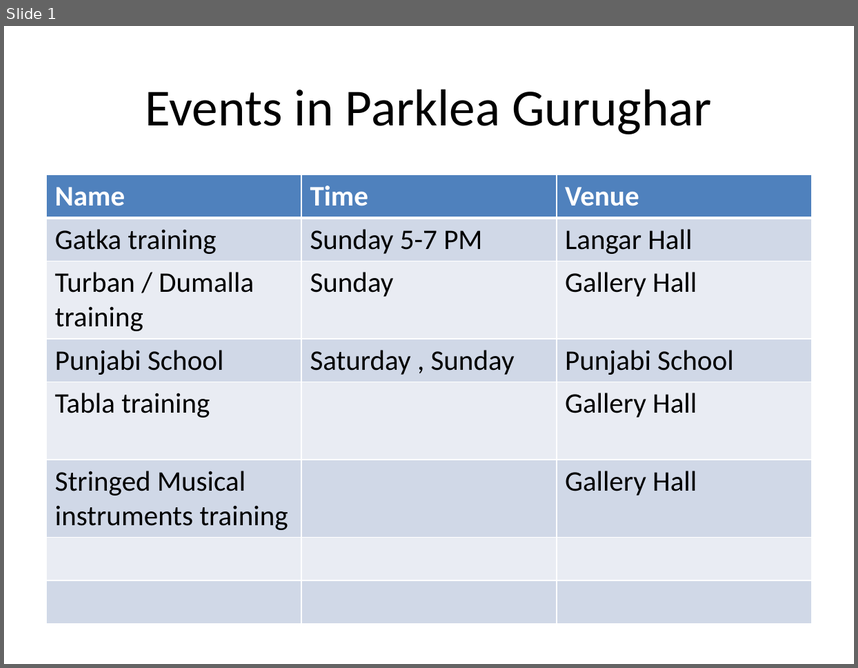
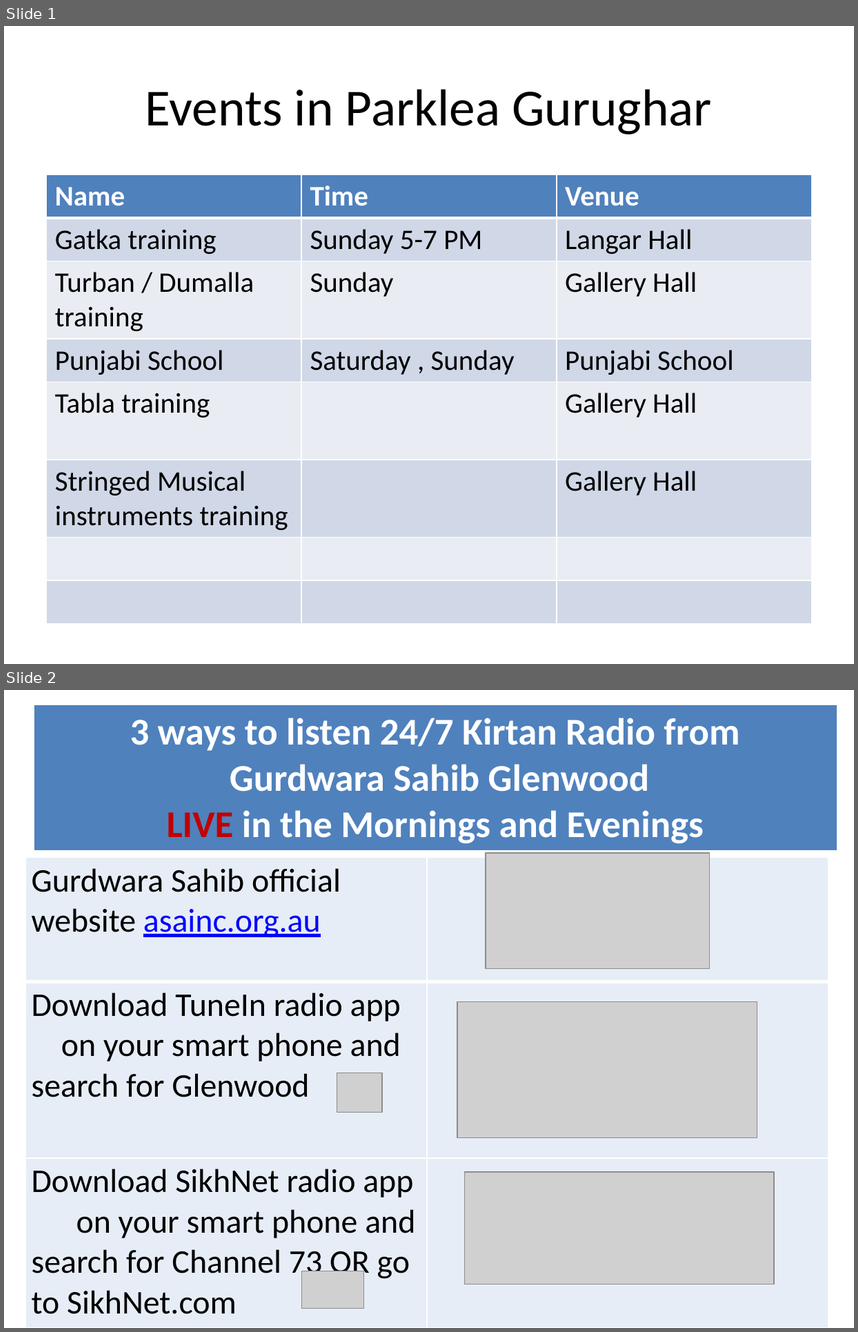
Before and after one commit to jagatsingh/sikhism, a slide deck: software/util/gurudwara_parklea_news.pptx. Shown one above the other, each under a label of ours: slide 1 before the commit, slides 1 and 2 after it. The pictures are 858x668 and 858x1332 pixels, drawn with LibreOffice and Linux fonts; fonts in the diff are those of the drawing; grey boxes stand for pictures. Boxes give left, top, right and bottom in pixels: in the first picture for what was removed or moved away, otherwise in the second. Text is boxed around its words. In the diff, an @@ line names an element or a change of style, - is before the commit and + after.

Commit message:
Glenwood Gurudwara radio

```diff
--- a/software/util/gurudwara_parklea_news.pptx
+++ b/software/util/gurudwara_parklea_news.pptx
@@ slide 2 added at <box>4,690,854,1328</box>, background #FFFFFF @@
@@ table added at <box>34,704,837,849</box>, 1 rows, 1 columns @@
+3 ways to listen 24/7 Kirtan Radio from / Gurdwara Sahib Glenwood / LIVE in the Mornings and Evenings
@@ picture added at <box>486,854,710,969</box> @@
@@ table added at <box>25,858,828,1328</box>, 3 rows, 2 columns @@
+Gurdwara Sahib official website asainc.org.au | 
+Download TuneIn radio app on your smart phone and search for Glenwood | 
+Download SikhNet radio app on your smart phone and search for Channel 73 OR go to SikhNet.com | 
@@ picture added at <box>457,1002,757,1138</box> @@
@@ picture added at <box>337,1072,382,1112</box> @@
@@ picture added at <box>465,1172,774,1284</box> @@
@@ picture added at <box>301,1270,363,1308</box> @@
```
